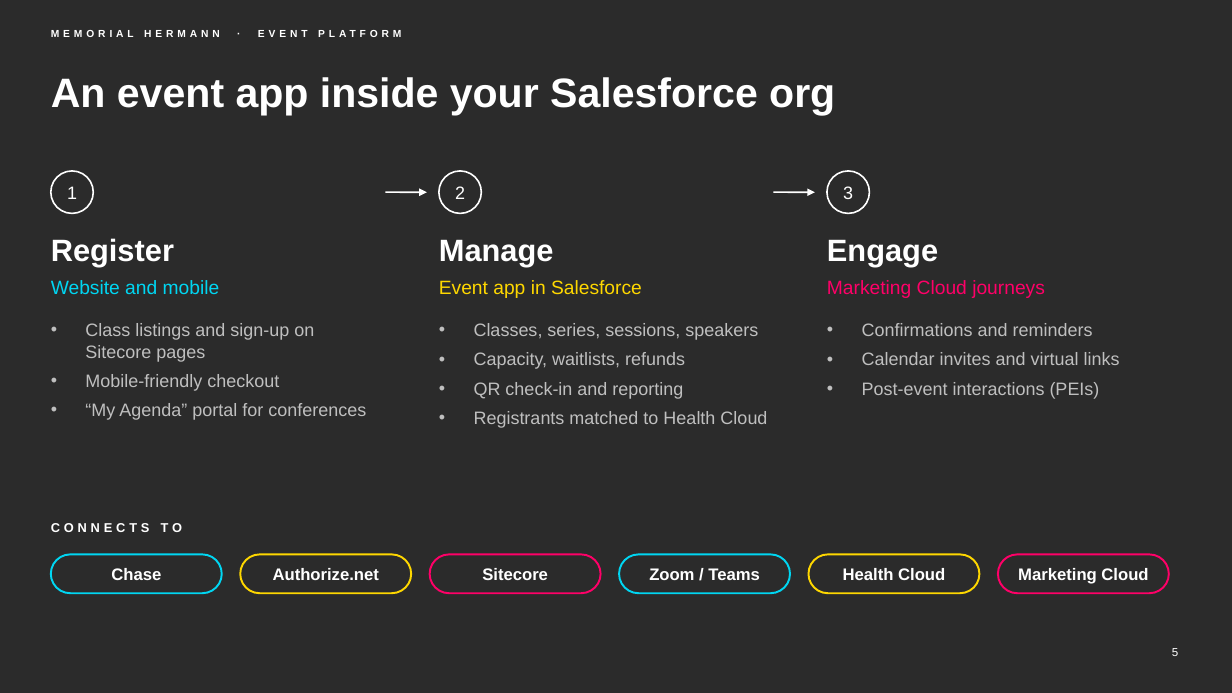
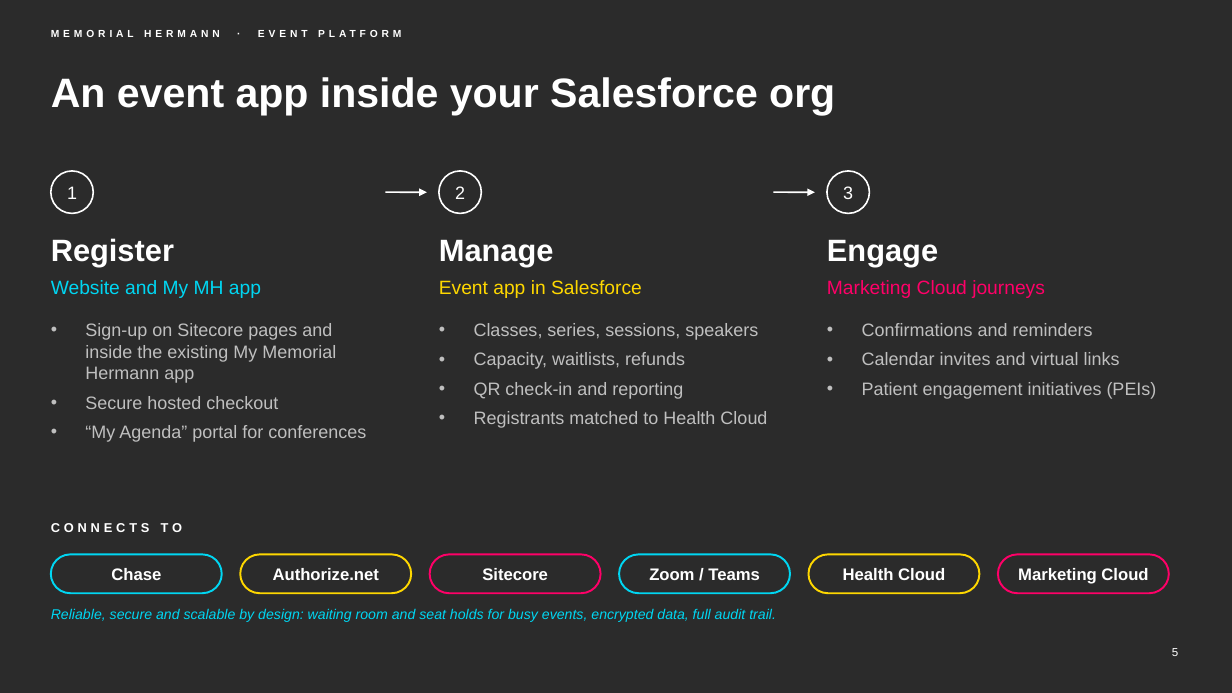
Before and after one commit to chintasurya/preSales_Memorial-hermann, a slide deck: slide 5 of deck/Memorial-Hermann-Event-Platform.pptx. Drawn at 1232x693 pixels with LibreOffice and Linux fonts; fonts in the diff are those of the drawing; background and template pictures are left out; a plain dark background stands for a picture behind light text. Boxes give left, top, right and bottom in pixels: in the first picture for what was removed or moved away, otherwise in the second. Text is boxed around its words. In the diff, an @@ line names an element or a change of style, - is before the commit and + after.

```diff
--- a/deck/Memorial-Hermann-Event-Platform.pptx
+++ b/deck/Memorial-Hermann-Event-Platform.pptx
@@ text at bbox=[51, 280, 261, 298]: text changed @@
-Website and mobile
+Website and My MH app
@@ text at bbox=[85, 323, 336, 409]: text changed @@
-• Class listings and sign-up on Sitecore pages
-• Mobile-friendly checkout
+• Sign-up on Sitecore pages and inside the existing My Memorial Hermann app
+• Secure hosted checkout
@@ text at bbox=[862, 382, 1157, 399]: text changed @@
-• Post-event interactions (PEIs)
+• Patient engagement initiatives (PEIs)
@@ text added at bbox=[51, 608, 776, 622], 11 pt, text #00D6F2, italic @@
+Reliable, secure and scalable by design: waiting room and seat holds for busy events, encrypted data, full audit trail.
```
Also in this commit, not shown: 9 other slides changed, 6 slides added, 1 slide removed, 12 other files.
